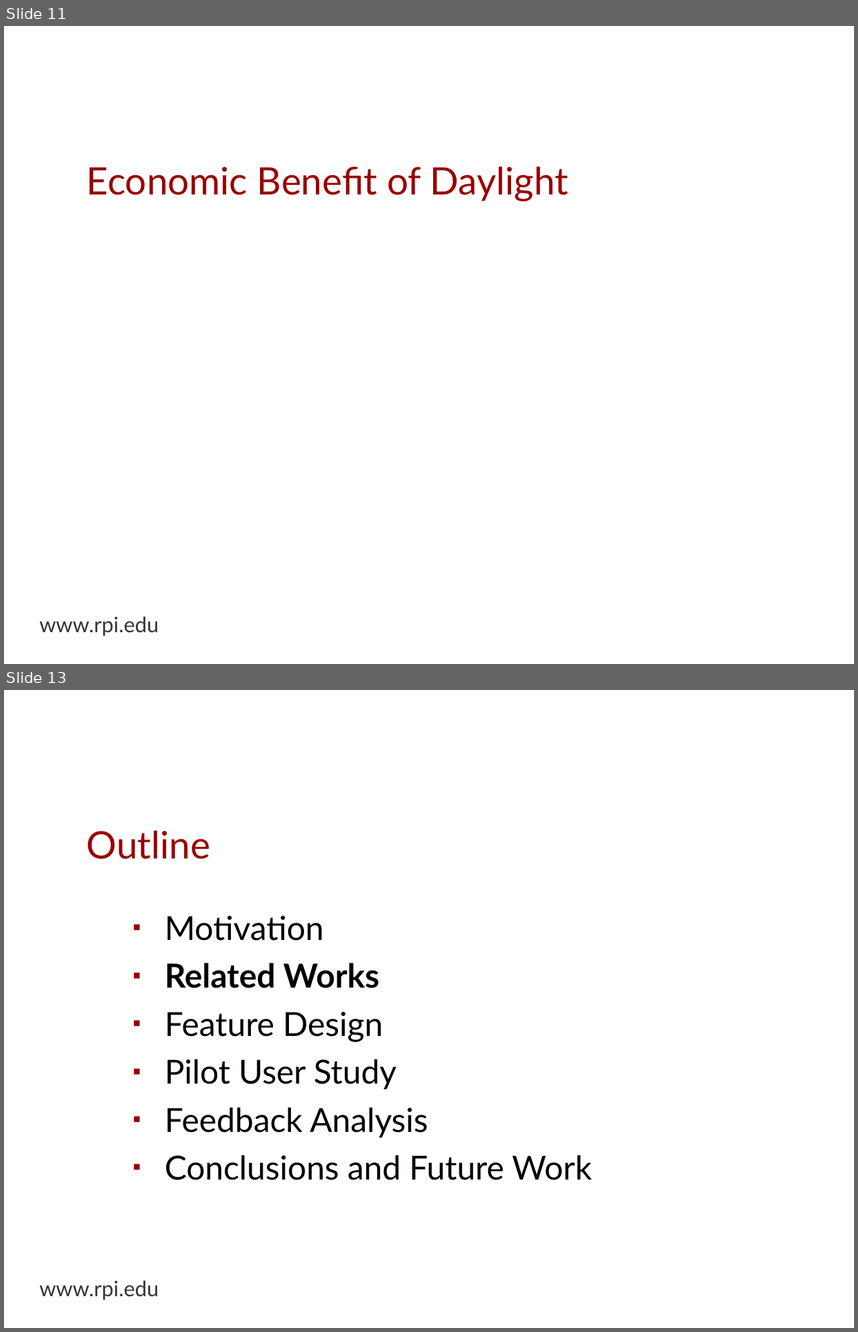
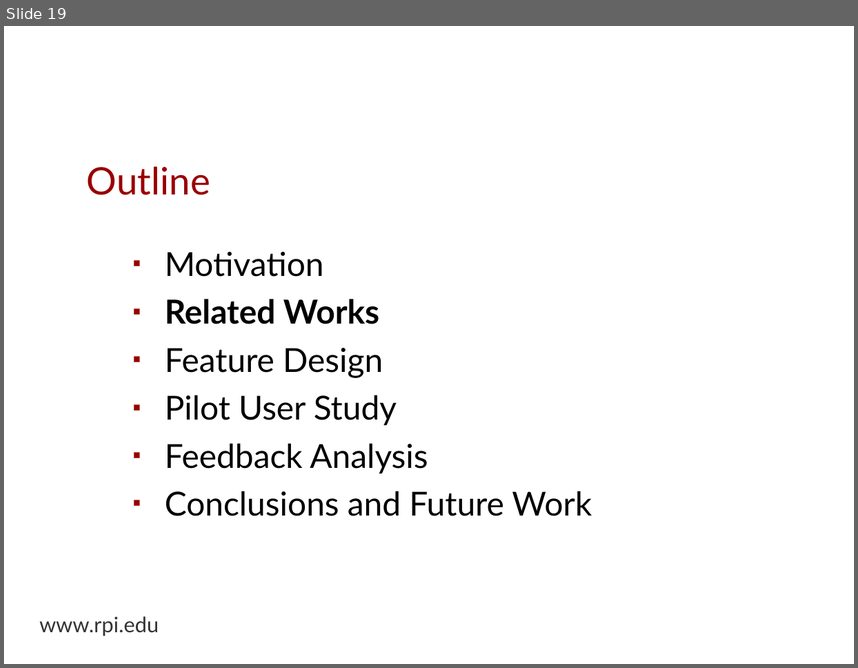
Before and after one commit to espinm2/master_presentation, a slide deck: max_espinoza.odp. Shown one above the other, each under a label of ours: slides 11 and 13 before the commit, slide 19 after it; the slides between them are not shown. The pictures are 858x1332 and 858x668 pixels, drawn with LibreOffice and Linux fonts; fonts in the diff are those of the drawing; background and template pictures are left out. Boxes give left, top, right and bottom in pixels: in the first picture for what was removed or moved away, otherwise in the second. Text is boxed around its words. In the diff, an @@ line names an element or a change of style, - is before the commit and + after.

```diff
--- a/max_espinoza.odp
+++ b/max_espinoza.odp
@@ slide 11 removed at box(4, 26, 854, 664), background picture (left out); not listed: 1 template element that a slide beside it also shows @@
@@ title removed at box(87, 166, 568, 201) @@
-Economic Benefit of Daylight
@@ what was slide 13 is now slide 19 @@
```
Also in this commit, not shown: 2 slides changed, 7 slides added, 1 other file.
